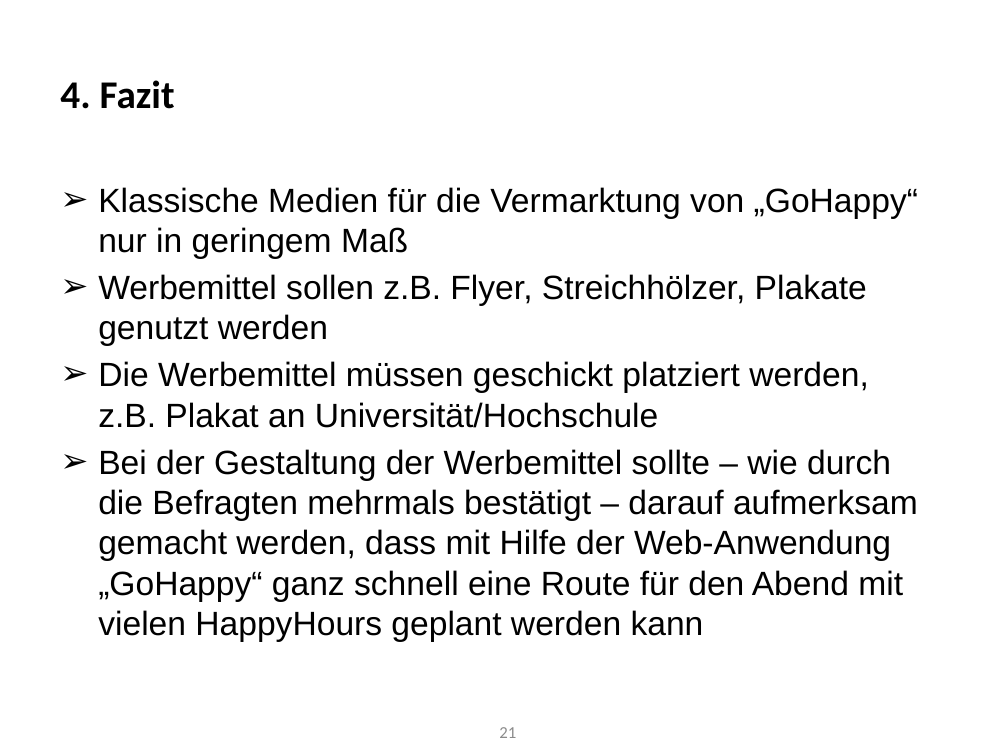
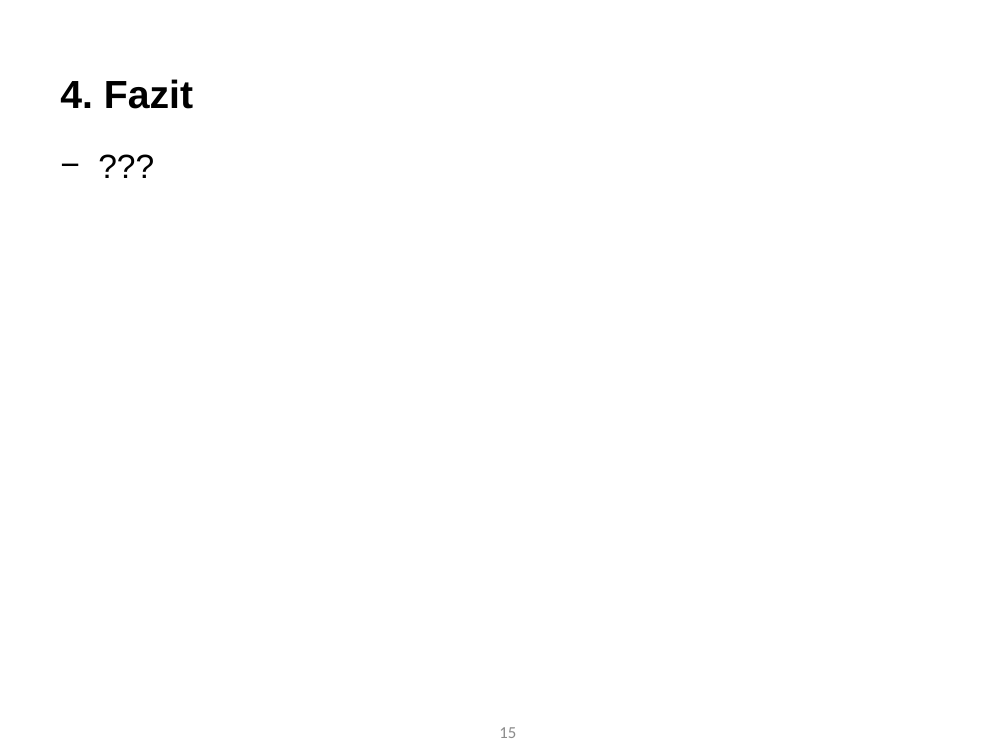
Before and after one commit to Roba1993/Happy-Hour, a slide deck: slide 15 of documents/marketing/Social Media Marketingkonzept/Marketingstrategie - Social Media (5.7).pptx (slide 21 before the commit). Drawn at 1008x756 pixels with LibreOffice and Linux fonts; fonts in the diff are those of the drawing. Boxes give left, top, right and bottom in pixels: in the first picture for what was removed or moved away, otherwise in the second. Text is boxed around its words. In the diff, an @@ line names an element or a change of style, - is before the commit and + after.

```diff
--- a/documents/marketing/Social Media Marketingkonzept/Marketingstrategie - Social Media (5.7).pptx
+++ b/documents/marketing/Social Media Marketingkonzept/Marketingstrategie - Social Media (5.7).pptx
@@ title "4. Fazit" at (60, 79, 193, 109): font Calibri to Arial @@
@@ text at (98, 187, 918, 642): text changed @@
-➢ Klassische Medien für die Vermarktung von „GoHappy“ nur in geringem Maß
-➢ Werbemittel sollen z.B. Flyer, Streichhölzer, Plakate genutzt werden
-➢ Die Werbemittel müssen geschickt platziert werden, z.B. Plakat an Universität/Hochschule
-➢ Bei der Gestaltung der Werbemittel sollte – wie durch die Befragten mehrmals bestätigt – darauf aufmerksam gemacht werden, dass mit Hilfe der Web-Anwendung „GoHappy“ ganz schnell eine Route für den Abend mit vielen HappyHours geplant werden kann
+− ???
@@ page number at (499, 727, 516, 738): text changed @@
-21
+15
```
Also in this commit, not shown: 6 other slides changed, 7 slides added, 13 slides removed.
